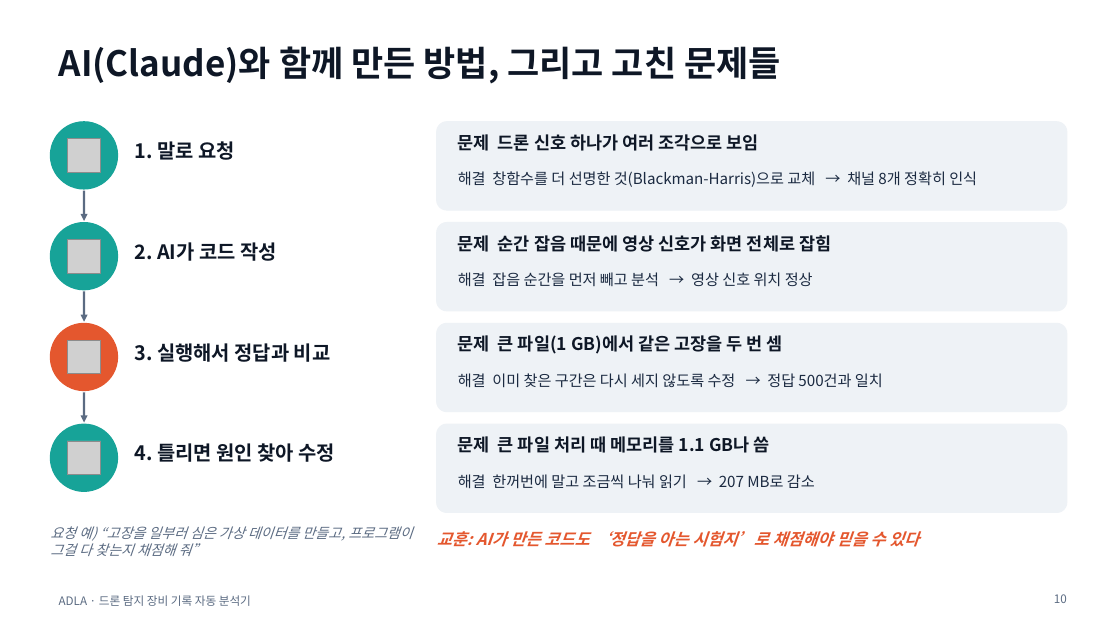
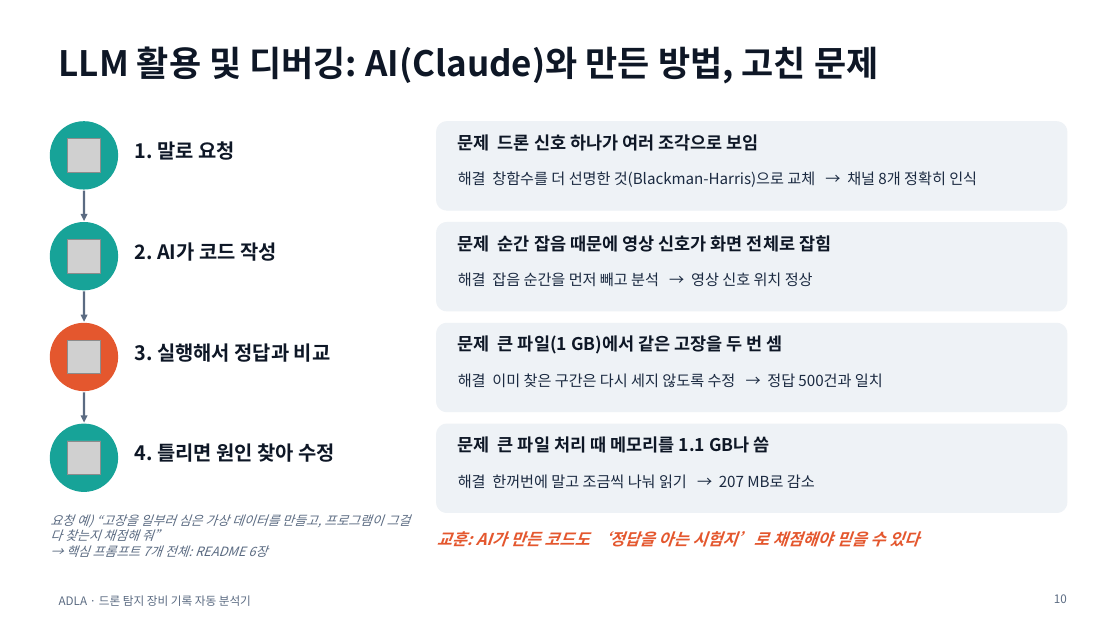
Before and after one commit to taeseokyoon/antidrone-log-analyzer, a slide deck: slide 10 of docs/ADLA_presentation.pptx. Drawn at 1120x630 pixels with LibreOffice and Linux fonts; fonts in the diff are those of the drawing; grey boxes stand for pictures. Boxes give left, top, right and bottom in pixels: in the first picture for what was removed or moved away, otherwise in the second. Text is boxed around its words. In the diff, an @@ line names an element or a change of style, - is before the commit and + after.

```diff
--- a/docs/ADLA_presentation.pptx
+++ b/docs/ADLA_presentation.pptx
@@ title at (59,46,878,84): text changed @@
-AI(Claude)와 함께 만든 방법, 그리고 고친 문제들
+LLM 활용 및 디버깅: AI(Claude)와 만든 방법, 고친 문제
@@ text at (50,514,411,541): size 12 to 11 pt in "요청 예) “고장을 일부러 심은 가상 데이터를 ..." @@
@@ text "요청 예) “고장을 일부러 심은 ...": place and size @@
-text "요청 예) “고장을 일부러 심은 ..." at (50,526,412,556)
+text "요청 예) “고장을 일부러 심은 ..." at (50,514,411,557)
@@ text at (66,545,267,557): paragraph added @@
+→ 핵심 프롬프트 7개 전체: README 6장
```
Also in this commit, not shown: 4 other slides changed, 1 other file.
